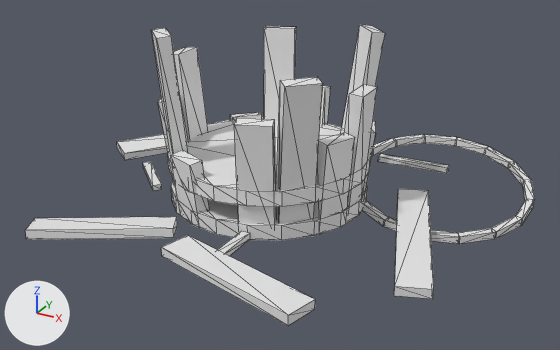
The glTF model godot/assets3d/props/barrel_broken.glb, before and after one commit.
Both versions are drawn from a 50 mm lens placed at (1.189, -2.088, 1.125), pointed at (0.087, -0.084, 0.123). The axes (+X, +Y, +Z) are drawn at lower left. The lights are the same throughout. The older version comes first. Mesh edges are drawn as thin lines. Vertices at exactly the same position are counted once.

Before the edit, the objects in view are built like this:
```python
me_me_1566 = bpy.data.meshes.new('me.1566')
me_me_1566.from_pydata(...)  # 376 vertices, 596 faces; spans x -0.7..0.81, y -0.66..0.61, z -0.03..0.58
ob_ob = bpy.data.objects.new('ob', me_me_1566)
ob_ob.location = (0.0, 0.0, 0.0)
```
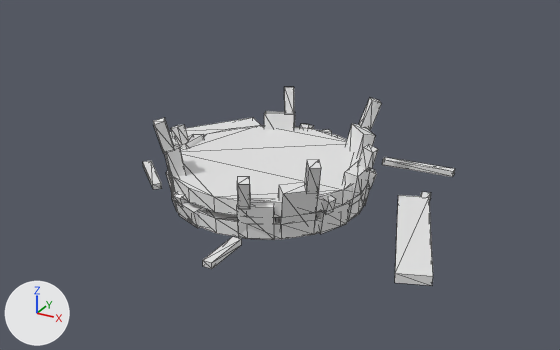
Changed parts and their boxes [x1, y1, x2, y2] in the pictures (560 x 350 px; the box of a moved part takes in the faces that stretch with it):
'ob', reshaped (39% narrower, 34% shorter)
    before: [25, 25, 534, 325]
    after: [143, 87, 455, 286]
part 1 of me_me_1566, moved or reshaped
    before: [345, 84, 377, 207]
    after: [343, 161, 370, 221]
part 2 of me_me_1566, moved or reshaped
    before: [320, 85, 330, 126]
    after: [359, 98, 382, 130]
part 3 of me_me_1566, moved or reshaped
    before: [174, 47, 208, 140]
    after: [179, 134, 204, 149]
part 4 of me_me_1566, moved or reshaped (not visible afterwards)
    before: [158, 97, 188, 184]
part 5 of me_me_1566, moved or reshaped
    before: [218, 231, 250, 256]
    after: [173, 192, 187, 206]
part 6 of me_me_1566, moved or reshaped
    before: [234, 118, 276, 225]
    after: [237, 203, 276, 240]
part 7 of me_me_1566, moved or reshaped
    before: [276, 77, 323, 223]
    after: [277, 182, 318, 224]
part 8 of me_me_1566, moved or reshaped
    before: [363, 122, 376, 192]
    after: [305, 159, 321, 194]
part 9 of me_me_1566, moved or reshaped
    before: [168, 116, 370, 207]
    after: [169, 125, 362, 218]
part 10 of me_me_1566, moved or reshaped
    before: [394, 189, 433, 299]
    after: [395, 195, 433, 286]
part 11 of me_me_1566, moved or reshaped
    before: [161, 235, 315, 325]
    after: [203, 237, 242, 269]
part 12 of me_me_1566, moved or reshaped
    before: [378, 154, 449, 173]
    after: [382, 157, 455, 177]
part 13 of me_me_1566, rebuilt
    before: [341, 25, 385, 133]
    after: [346, 124, 375, 156]
part 14 of me_me_1566, rebuilt
    before: [117, 134, 168, 160]
    after: [169, 117, 262, 137]
part 15 of me_me_1566, deleted
    before: [25, 134, 534, 244]
part 16 of me_me_1566, cut back
    before: [151, 26, 367, 225]
    after: [153, 87, 431, 234]

Diff of the bpy script that builds the scene:
```diff
--- a/godot/assets3d/props/barrel_broken.glb.py
+++ b/godot/assets3d/props/barrel_broken.glb.py
@@ me_me_1566 @@
 # used by ob_ob; location = (0.0, 0.0, 0.0)
-me_me_1566.from_pydata(...)  # 376 vertices, 596 faces; spans x -0.7..0.81, y -0.66..0.61, z -0.03..0.58
+me_me_1566.from_pydata(...)  # 344 vertices, 548 faces; spans x -0.6..0.68, y -0.53..0.59, z 0.0..0.32
+# me_me_1566 part 1: the loose piece of 8 vertices spanning x 0.27..0.35, y -0.05..0.05, z 0.0..0.42 is scaled about its middle by (0.868, 1, 0.378), then moved by (0.0, 0.0, -0.13)
+# me_me_1566 part 2: the loose piece of 8 vertices spanning x -0.05..0.05, y 0.27..0.35, z 0.0..0.3 is multiplied about its middle by the matrix ((0.205, 0.266, 0.06), (-0.272, 0.2, 0.045), (0.0, -0.076, 0.333)), then moved by (0.24, -0.02, 0.09)
+# me_me_1566 part 3: the loose piece of 8 vertices spanning x -0.35..-0.27, y -0.05..0.05, z 0.0..0.46 is scaled about its middle by (0.76, 1, 0.301), then moved by (0.0, 0.0, -0.16)
+# me_me_1566 part 4: the loose piece of 8 vertices spanning x -0.35..-0.23, y -0.19..-0.05, z 0.0..0.34 is scaled about its middle by (0.547, 0.328, 0.203), then moved by (-0.04, 0.02, -0.05)
+# me_me_1566 part 5: the loose piece of 8 vertices spanning x 0.09..0.12, y -0.48..-0.32, z 0.01..0.03 is scaled about its middle by (1.13, 0.208, 1.62), then moved by (-0.25, 0.11, 0.05)
+# me_me_1566 part 6: the loose piece of 8 vertices spanning x 0.05..0.18, y -0.35..-0.23, z 0.0..0.38 is scaled about its middle by (0.991, 0.883, 0.313), then moved by (0.0, 0.0, -0.13)
+# me_me_1566 part 7: the loose piece of 8 vertices spanning x 0.14..0.3, y -0.3..-0.14, z 0.0..0.5 is scaled about its middle by (0.909, 0.909, 0.335), then moved by (0.0, 0.0, -0.16)
+# me_me_1566 part 8: the loose piece of 8 vertices spanning x 0.23..0.34, y 0.05..0.18, z 0.0..0.26 is multiplied about its middle by the matrix ((0.092, 0.371, 0.049), (-0.366, 0.099, -0.065), (-0.075, -0.031, 0.376)), then moved by (-0.01, -0.35, 0.08)
+# me_me_1566 part 9: the loose piece of 40 vertices spanning x -0.34..0.34, y -0.34..0.34, z 0.12..0.17 is moved by (0.0, 0.0, -0.04)
+# me_me_1566 part 10: the loose piece of 8 vertices spanning x 0.4..0.7, y -0.41..0.21, z 0.01..0.04 is scaled about its middle by (0.838, 0.807, 1)
+# me_me_1566 part 11: the loose piece of 8 vertices spanning x -0.05..0.45, y -0.66..-0.44, z 0.01..0.04 is turned -75 degrees about the z axis through its middle and scaled by 0.32, then moved by (-0.1, 0.1, 0.0)
+# me_me_1566 part 12: the loose piece of 8 vertices spanning x 0.22..0.48, y 0.43..0.47, z 0.01..0.03 is moved by (0.03, -0.03, 0.0)
+# me_me_1566 part 13: the loose piece of 8 vertices spanning x 0.14..0.3, y 0.14..0.3, z 0.0..0.55 is rebuilt with 8 vertices and now spans x 0.15..0.29, y 0.15..0.29, z 0.0..0.21
+# me_me_1566 part 14: the loose piece of 8 vertices spanning x -0.7..-0.3, y -0.01..0.51, z 0.0..0.05 is rebuilt with 8 vertices and now spans x -0.6..-0.3, y 0.16..0.54, z 0.01..0.05
+# me_me_1566 part 15: 16 loose pieces with 128 vertices, spanning x -0.52..0.81, y -0.65..0.61, z -0.03..0.09, are deleted
+# me_me_1566 part 16: 2 vertices moved within x -0.17..0.32, y -0.07..0.27, z 0.0; 40 vertices removed from x -0.29..0.34, y -0.34..0.35, z 0.0..0.58; 136 vertices added at x -0.37..0.53, y -0.36..0.36, z 0.0..0.32
+# other edits to the shape of me_me_1566 do not show in these pictures
```
